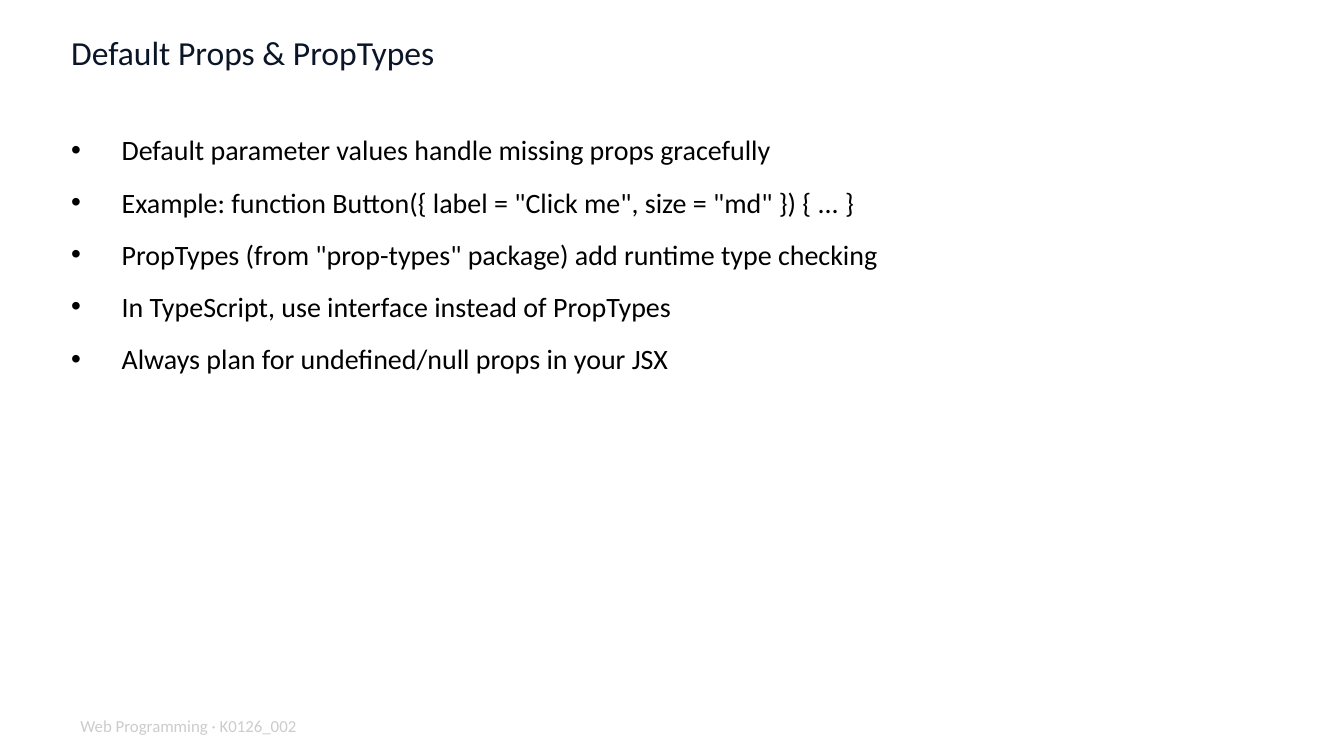
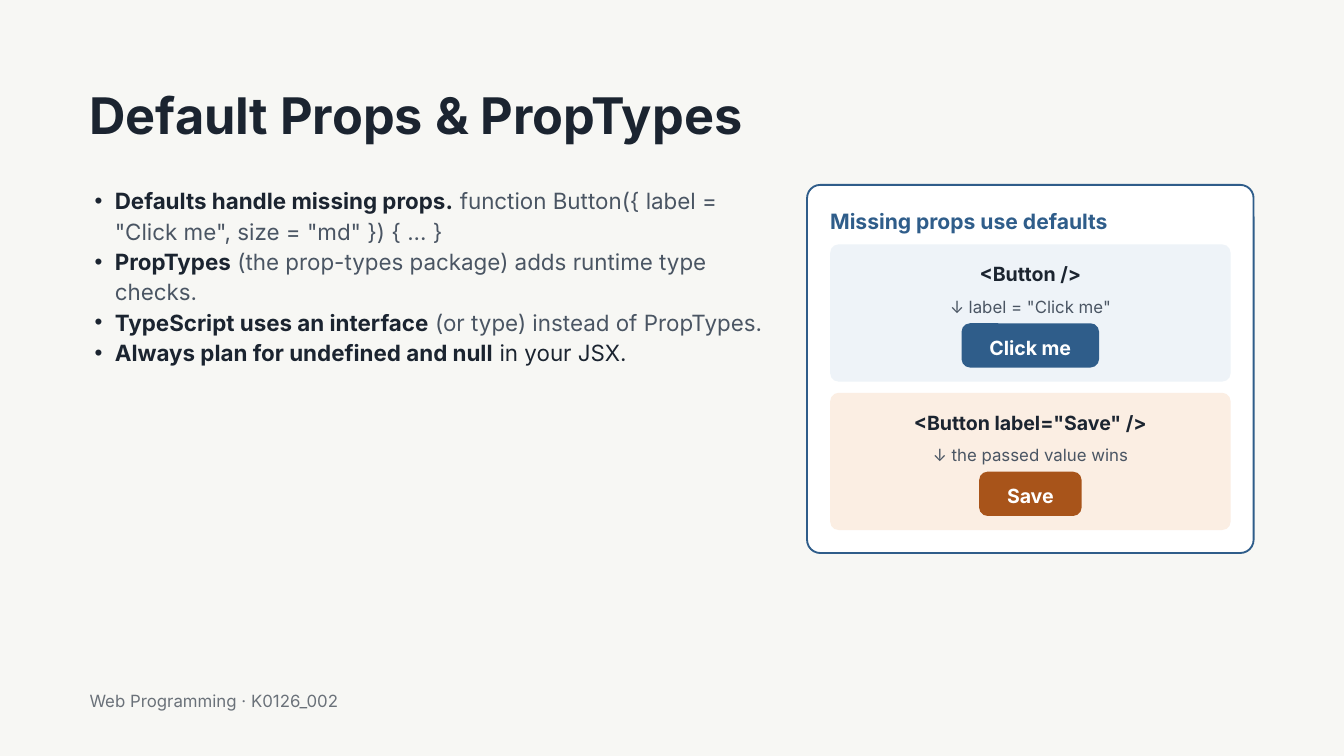
Before and after one commit to muxiddin19/WebPro, a slide deck: slide 11 of week10/WebPro_Week11_Fri_ReactProps_v1.pptx. Drawn at 1344x756 pixels with LibreOffice and Linux fonts; fonts in the diff are those of the drawing. Boxes give left, top, right and bottom in pixels: in the first picture for what was removed or moved away, otherwise in the second. Text is boxed around its words. In the diff, an @@ line names an element or a change of style, - is before the commit and + after.

```diff
--- a/week10/WebPro_Week11_Fri_ReactProps_v1.pptx
+++ b/week10/WebPro_Week11_Fri_ReactProps_v1.pptx
@@ background #FFFFFF to #F7F7F4 @@
@@ title "Default Props & PropTypes": place and size @@
-title "Default Props & PropTypes" at bbox=[71, 41, 434, 71]
+title "Default Props & PropTypes" at bbox=[90, 95, 743, 145]
@@ title "Default Props & PropTypes" at bbox=[90, 95, 743, 145]: size 18 to 27 pt, font Calibri to Inter, text colour #0A1628 to #1B2430, bold on; line spacing 1 to 29.7pt @@
@@ text at bbox=[115, 191, 762, 366]: text changed; size 15 to 12 pt; font Calibri to Inter; text colour #000000 to #4A5563 @@
-• Default parameter values handle missing props gracefully
-• Example: function Button({ label = "Click me", size = "md" }) { ... }
-• PropTypes (from "prop-types" package) add runtime type checking
-• In TypeScript, use interface instead of PropTypes
-• Always plan for undefined/null props in your JSX
+• Defaults handle missing props. function Button({ label = "Click me", size = "md" }) { ... }
+• PropTypes (the prop-types package) adds runtime type checks.
+• TypeScript uses an interface (or type) instead of PropTypes.
+• Always plan for undefined and null in your JSX.
@@ rounded rectangle added at bbox=[808, 185, 1254, 554], fill #FFFFFF, outline #2F5D8A 1 pt @@
@@ text added at bbox=[830, 213, 1108, 234], 11.2 pt, text #2F5D8A, bold @@
+Missing props use defaults
@@ rounded rectangle added at bbox=[831, 245, 1231, 382], fill #EEF3F8 @@
@@ text added at bbox=[980, 266, 1056, 281], 10.5 pt, text #1B2430, bold @@
+<Button />
@@ rounded rectangle added at bbox=[962, 324, 1099, 368], fill #2F5D8A, 10.5 pt, text #FFFFFF, bold @@
+Click me
@@ text added at bbox=[969, 300, 1111, 313], 9 pt, text #4A5563 @@
+↓ label = "Click me"
@@ rounded rectangle added at bbox=[831, 392, 1231, 530], fill #FBEEE3 @@
@@ text added at bbox=[914, 415, 1122, 431], 10.5 pt, text #1B2430, bold @@
+<Button label="Save" />
@@ text added at bbox=[952, 448, 1128, 465], 9 pt, text #4A5563 @@
+↓ the passed value wins
@@ rounded rectangle added at bbox=[980, 472, 1082, 516], fill #A8541A, 10.5 pt, text #FFFFFF, bold @@
+Save
@@ text added at bbox=[90, 694, 338, 711], 9 pt, text #6A7179 @@
+Web Programming · K0126_002
@@ text removed at bbox=[80, 721, 297, 735] @@
-Web Programming · K0126_002
```
Also in this commit, not shown: 17 other slides changed, 3 slides added, 3 slides removed, 2 other files.
